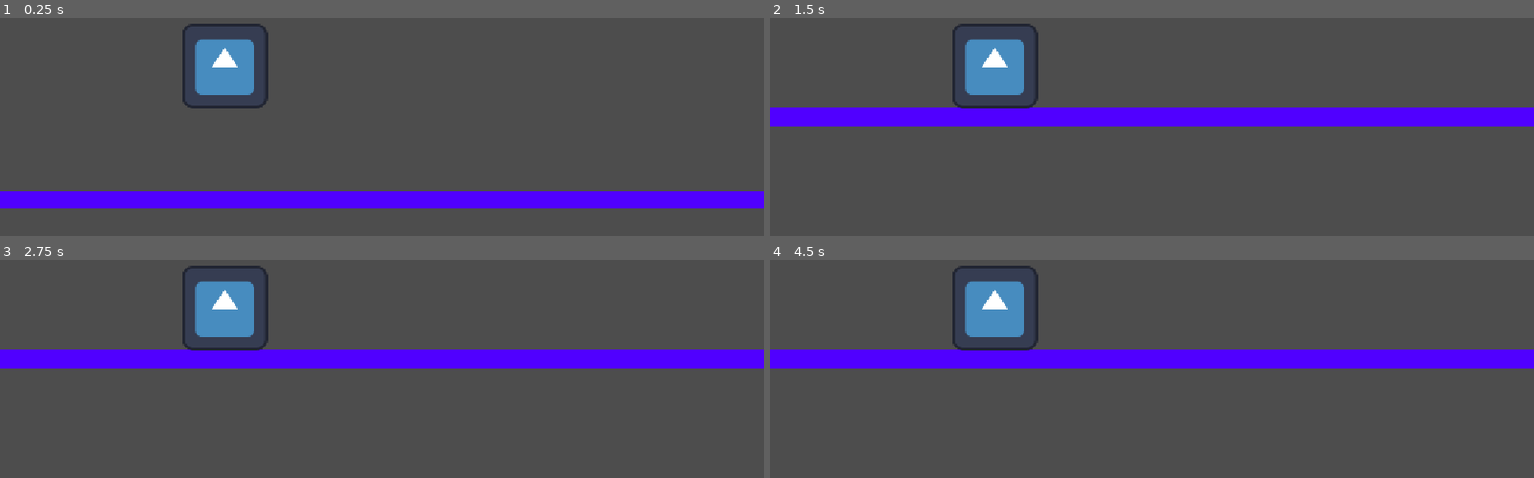
Above: before the commit, frames 1-4 (two rows, left to right).
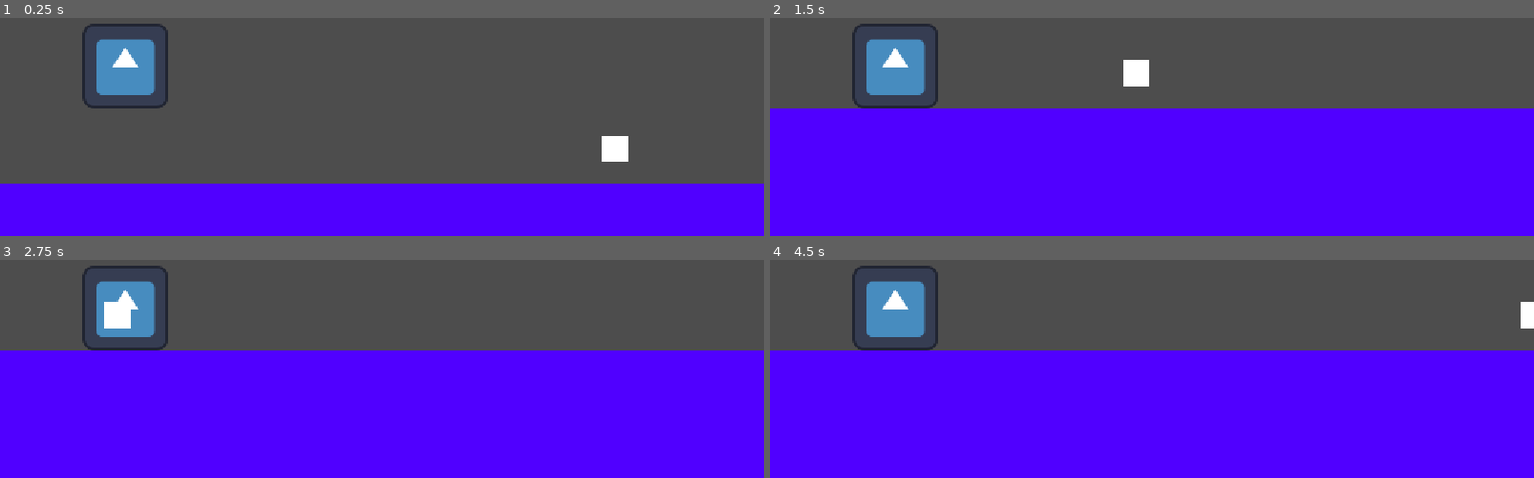
Above: after the commit, the same moments.

Repository: AJMoraes-58/Grupo9-infinite-runner
Game: Godot game, scene res://Cenas/mundo.tscn
Two runs of this game, one before a commit and one after it. Both use one fixed random seed, a clock stepped at 60 frames per second and the inputs below. The engine's default icon, where the game draws it, is replaced by a stand-in: a white triangle on a blue panel in a dark square.
Inputs:
- Up to frame 1 (0.25 s): no input
- Up to frame 2 (1.5 s): hold Up (ui_up) from 0.53 s (still down)
- Up to frame 3 (2.75 s): release Up (ui_up) at 2.03 s
- Up to frame 4 (4.5 s): hold Up (ui_up) 2.78-4.28 s; tap Enter at 4.25 s

The runs differ from the first frame. In frame 1, 22% of the frame differs, in the area x 0-100%, y 2-100%; in frame 2, 56%; in frame 3, 56%; in frame 4, 56%.

Commit message:
implementa a geracao infinita de cenario

Diff:
--- a/Cenas/mundo.tscn
+++ b/Cenas/mundo.tscn
@@ -1,28 +1,11 @@
 [gd_scene format=3 uid="uid://bqm65lmpaug2e"]
 
-[ext_resource type="Script" uid="uid://bw1ubfxgx2cip" path="res://Scripts/chao.gd" id="1_j5dva"]
+[ext_resource type="Script" uid="uid://bi60xgar4q0pi" path="res://Scripts/mundo.gd" id="1_j5dva"]
 [ext_resource type="PackedScene" uid="uid://tvtnh34op6og" path="res://Cenas/protagonista.tscn" id="1_oji8i"]
 
-[sub_resource type="RectangleShape2D" id="RectangleShape2D_j5dva"]
-size = Vector2(1568, 25)
-
-[node name="Mundo" type="Node2D" unique_id=784131138]
-
-[node name="chao" type="StaticBody2D" parent="." unique_id=645592388 node_paths=PackedStringArray("protagonista")]
-position = Vector2(587, 632)
+[node name="Mundo" type="Node2D" unique_id=784131138 node_paths=PackedStringArray("protagonista")]
 script = ExtResource("1_j5dva")
-protagonista = NodePath("../protagonista")
-
-[node name="CollisionShape2D" type="CollisionShape2D" parent="chao" unique_id=2132043940]
-position = Vector2(199, 2.5)
-shape = SubResource("RectangleShape2D_j5dva")
-
-[node name="ColorRect" type="ColorRect" parent="chao" unique_id=1272273090]
-offset_left = -584.0
-offset_top = -11.0
-offset_right = 980.0
-offset_bottom = 17.0
-color = Color(0.3137255, 0, 1, 1)
+protagonista = NodePath("protagonista")
 
 [node name="protagonista" parent="." unique_id=1602220430 instance=ExtResource("1_oji8i")]
-position = Vector2(279, 333)
+position = Vector2(23, 361)
--- a/Cenas/protagonista.tscn
+++ b/Cenas/protagonista.tscn
@@ -18,4 +18,4 @@
 shape = SubResource("RectangleShape2D_3mf1m")
 
 [node name="Camera2D" type="Camera2D" parent="." unique_id=728148421]
-offset = Vector2(300, 0)
+offset = Vector2(450, 0)
--- /dev/null
+++ b/Cenas/segmento.tscn
@@ -0,0 +1,27 @@
+[gd_scene format=3 uid="uid://c84favsh5ccip"]
+
+[sub_resource type="RectangleShape2D" id="RectangleShape2D_iv7sf"]
+size = Vector2(1500, 27)
+
+[node name="segmento" type="Node2D" unique_id=662211891]
+
+[node name="chao" type="StaticBody2D" parent="." unique_id=1642318362]
+position = Vector2(0, 650)
+
+[node name="CollisionShape2D" type="CollisionShape2D" parent="chao" unique_id=343052254]
+position = Vector2(166, 2.5)
+shape = SubResource("RectangleShape2D_iv7sf")
+
+[node name="ColorRect" type="ColorRect" parent="chao" unique_id=1143879048]
+offset_left = -584.0
+offset_top = -11.0
+offset_right = 916.0
+offset_bottom = 289.0
+color = Color(0.3137255, 0, 1, 1)
+metadata/_edit_use_anchors_ = true
+
+[node name="ColorRect2" type="ColorRect" parent="chao" unique_id=768965816]
+offset_left = 879.0
+offset_top = -84.0
+offset_right = 919.0
+offset_bottom = -44.0
--- /dev/null
+++ b/Scripts/mundo.gd
@@ -0,0 +1,33 @@
+extends Node2D
+@export var protagonista: CharacterBody2D
+
+var segmentoDeCena: PackedScene = preload("res://Cenas/segmento.tscn") #pre carrega o segmento
+var marcacaoDeSegmento: float = 0.0 #marca onde termina o segmento para inserir outra
+
+const LARGURA_DO_SEGMENTO: float = 1500.0
+
+var segmentosAtivos: Array = [] #lista que guarda os segmentos que estao carregados naquele momento
+const MAXIMO_DE_SEGMENTOS: int = 4 #numero de segmentos maximos que pode ser carregado de uma vez
+
+func _ready() -> void:
+	for cenaSeg in range(MAXIMO_DE_SEGMENTOS): #cria os segmentos iniciais
+		Gerar_Segmento()
+
+func _process(delta: float) -> void:
+	if protagonista != null:
+		#verifica se a protagonista ta saindo da parte de segmentos carregados
+		if protagonista.global_position.x > marcacaoDeSegmento - (LARGURA_DO_SEGMENTO * 2):
+			Gerar_Segmento()
+
+func Gerar_Segmento() -> void:
+	var novoSegmento = segmentoDeCena.instantiate()
+	novoSegmento.global_position.x = marcacaoDeSegmento
+	add_child(novoSegmento)
+
+	segmentosAtivos.append(novoSegmento) #adiciona o novo segmento de cena a lista
+	marcacaoDeSegmento += LARGURA_DO_SEGMENTO #atualiza onde deve ser colocada o proximo segmento
+
+	#joga os segmentos ja passados fora para liberar espaco para os novos
+	if segmentosAtivos.size() > MAXIMO_DE_SEGMENTOS:
+		var segmentoVelho = segmentosAtivos.pop_front()
+		segmentoVelho.queue_free() #apaga o nó da memória do PC
Not shown, added: Scripts/mundo.gd.uid
